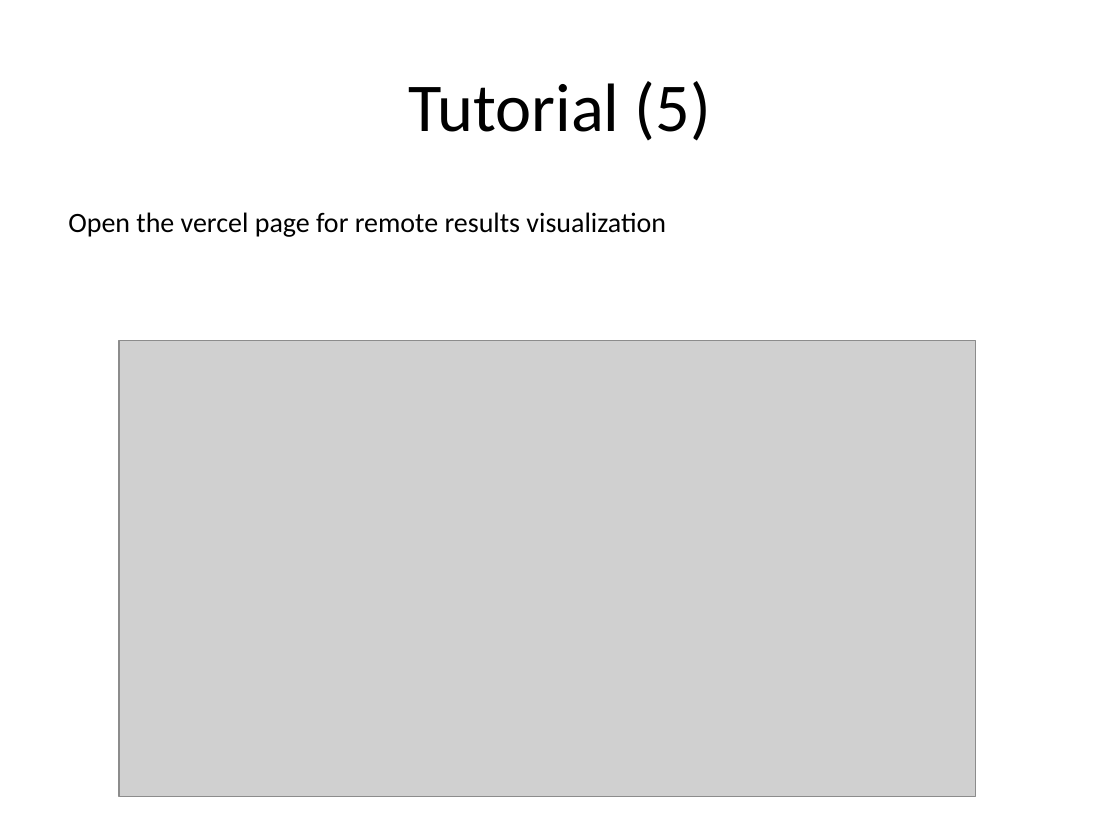
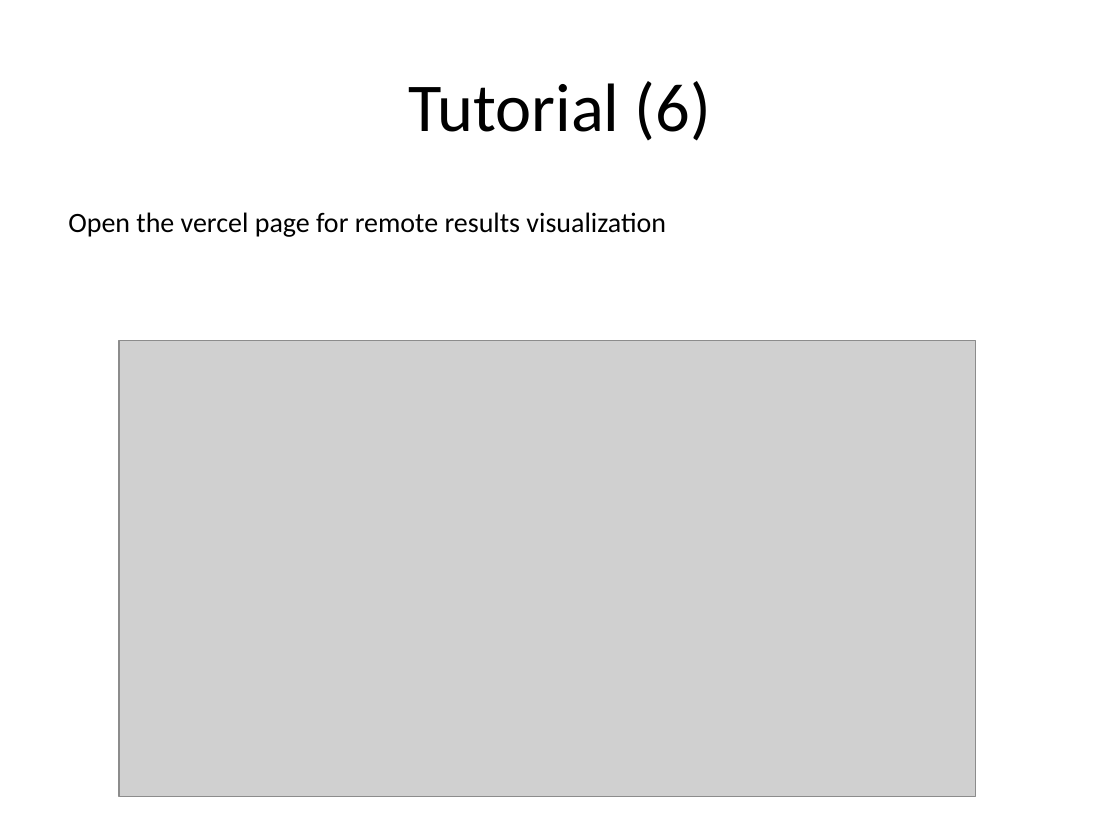
Before and after one commit to Vasilisdi/Technical-Report, a slide deck: slide 7 of Report/Tutorial/Diploma Theis Tutorial.pptx (slide 6 before the commit). Drawn at 1120x840 pixels with LibreOffice and Linux fonts; fonts in the diff are those of the drawing; grey boxes stand for pictures. Boxes give left, top, right and bottom in pixels: in the first picture for what was removed or moved away, otherwise in the second. Text is boxed around its words. In the diff, an @@ line names an element or a change of style, - is before the commit and + after.

```diff
--- a/Report/Tutorial/Diploma Theis Tutorial.pptx
+++ b/Report/Tutorial/Diploma Theis Tutorial.pptx
@@ title at box(408, 81, 711, 141): text changed @@
-Tutorial (5)
+Tutorial (6)
```
Also in this commit, not shown: 2 other slides changed, 1 slide added, 8 other files.
